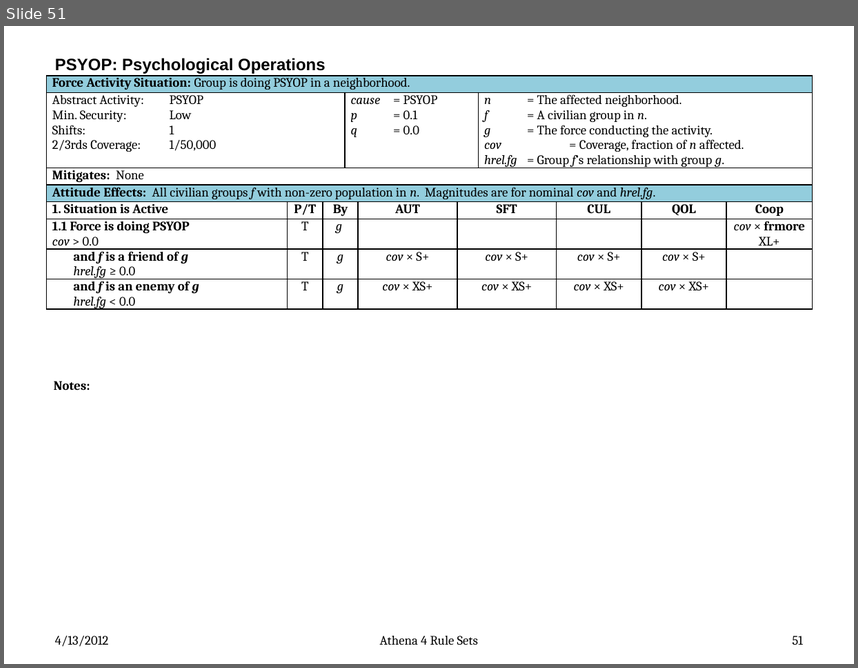
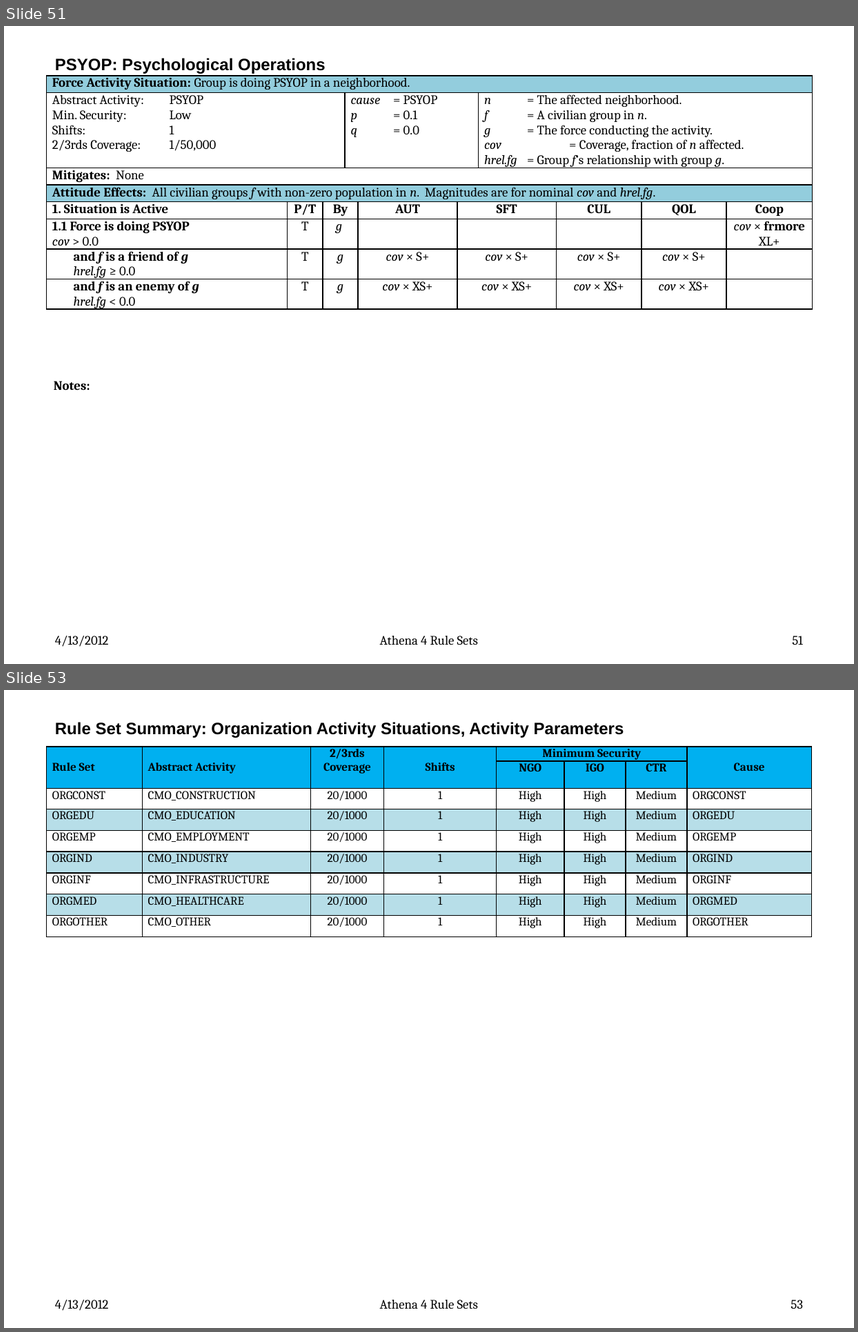
Before and after one commit to AthenaModel/athena-legacy, a slide deck: docs/dev/rules.pptx. Shown one above the other, each under a label of ours: slide 51 before the commit, slides 51 and 53 after it; the slides between them are not shown. The pictures are 858x668 and 858x1332 pixels, drawn with LibreOffice and Linux fonts; fonts in the diff are those of the drawing. Boxes give left, top, right and bottom in pixels: in the first picture for what was removed or moved away, otherwise in the second. Text is boxed around its words. In the diff, an @@ line names an element or a change of style, - is before the commit and + after.

```diff
--- a/docs/dev/rules.pptx
+++ b/docs/dev/rules.pptx
@@ slide 53 added at (4,690,854,1328), background #FFFFFF @@
@@ title added at (55,722,624,738), 14 pt, text #000000, bold @@
+Rule Set Summary: Organization Activity Situations, Activity Parameters
@@ table added at (47,747,811,931), 9 rows, 8 columns @@
+Rule Set | Abstract Activity | 2/3rds / Coverage | Shifts | Minimum Security |  |  | Cause
+ |  |  |  | NGO | IGO | CTR | 
+ORGCONST | CMO_CONSTRUCTION | 20/1000 | 1 | High | High | Medium | ORGCONST
+ORGEDU | CMO_EDUCATION | 20/1000 | 1 | High | High | Medium | ORGEDU
+ORGEMP | CMO_EMPLOYMENT | 20/1000 | 1 | High | High | Medium | ORGEMP
+ORGIND | CMO_INDUSTRY | 20/1000 | 1 | High | High | Medium | ORGIND
+ORGINF | CMO_INFRASTRUCTURE | 20/1000 | 1 | High | High | Medium | ORGINF
+ORGMED | CMO_HEALTHCARE | 20/1000 | 1 | High | High | Medium | ORGMED
+ORGOTHER | CMO_OTHER | 20/1000 | 1 | High | High | Medium | ORGOTHER
@@ text added at (55,1299,109,1310), 11 pt, text #000000 @@
+4/13/2012
@@ text added at (380,1299,478,1309), 11 pt, text #000000 @@
+Athena 4 Rule Sets
@@ page number added at (791,1299,803,1308), 11 pt, text #000000 @@
+53
```
Also in this commit, not shown: 9 other slides added.
